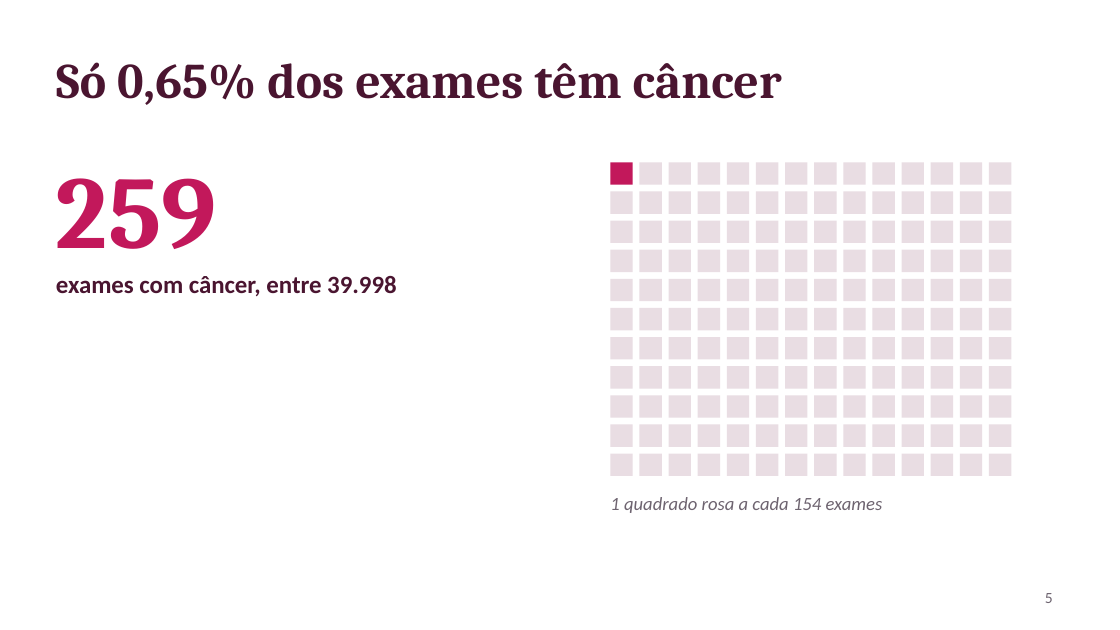
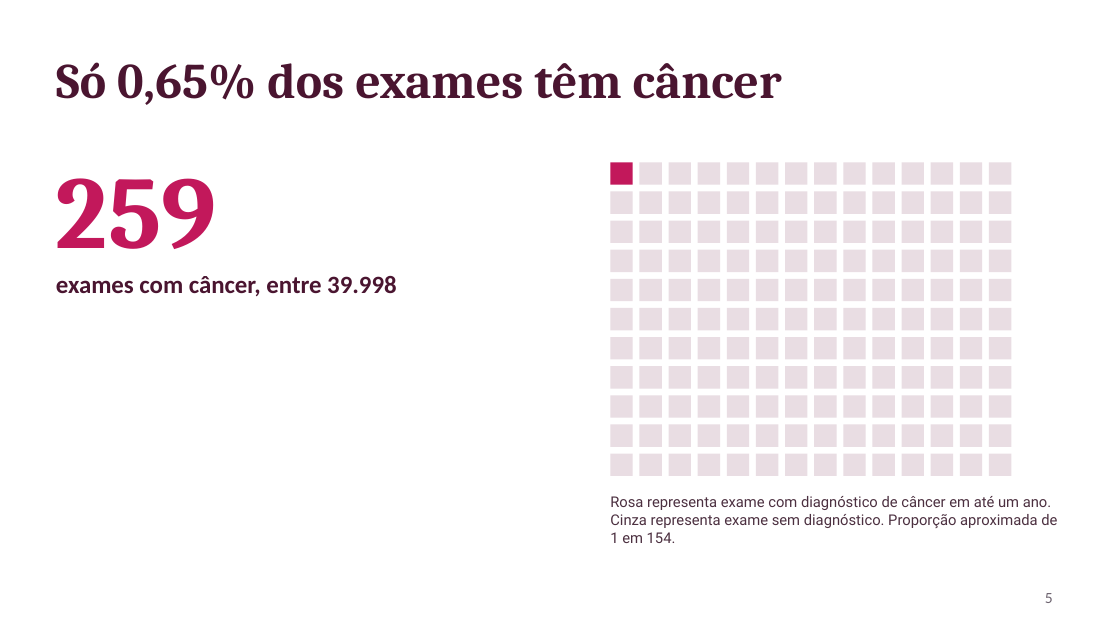
Before and after one commit to arthurMalveste/Breast-Cancer-Analysis-and-Classification, a slide deck: slide 5 of apresentacao/Apresentacao_Cancer_de_Mama.pptx. Drawn at 1120x630 pixels with LibreOffice and Linux fonts; fonts in the diff are those of the drawing. Boxes give left, top, right and bottom in pixels: in the first picture for what was removed or moved away, otherwise in the second. Text is boxed around its words. In the diff, an @@ line names an element or a change of style, - is before the commit and + after.

```diff
--- a/apresentacao/Apresentacao_Cancer_de_Mama.pptx
+++ b/apresentacao/Apresentacao_Cancer_de_Mama.pptx
@@ text removed at <box>610,497,883,513</box> @@
-1 quadrado rosa a cada 154 exames
@@ text added at <box>610,496,1057,543</box>, 9.5 pt, text #4C3040 @@
+Rosa representa exame com diagnóstico de câncer em até um ano. Cinza representa exame sem diagnóstico. Proporção aproximada de 1 em 154.
```
Also in this commit, not shown: 2 other slides changed, 2 slides added, 2 slides removed, 8 other files.
